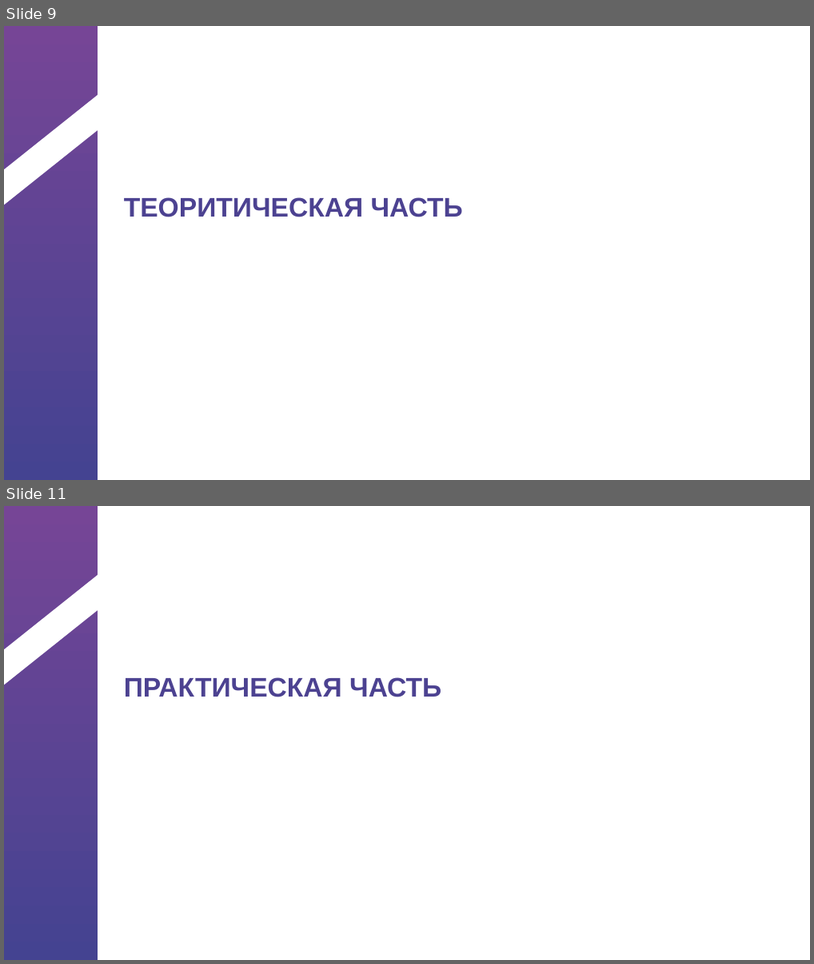
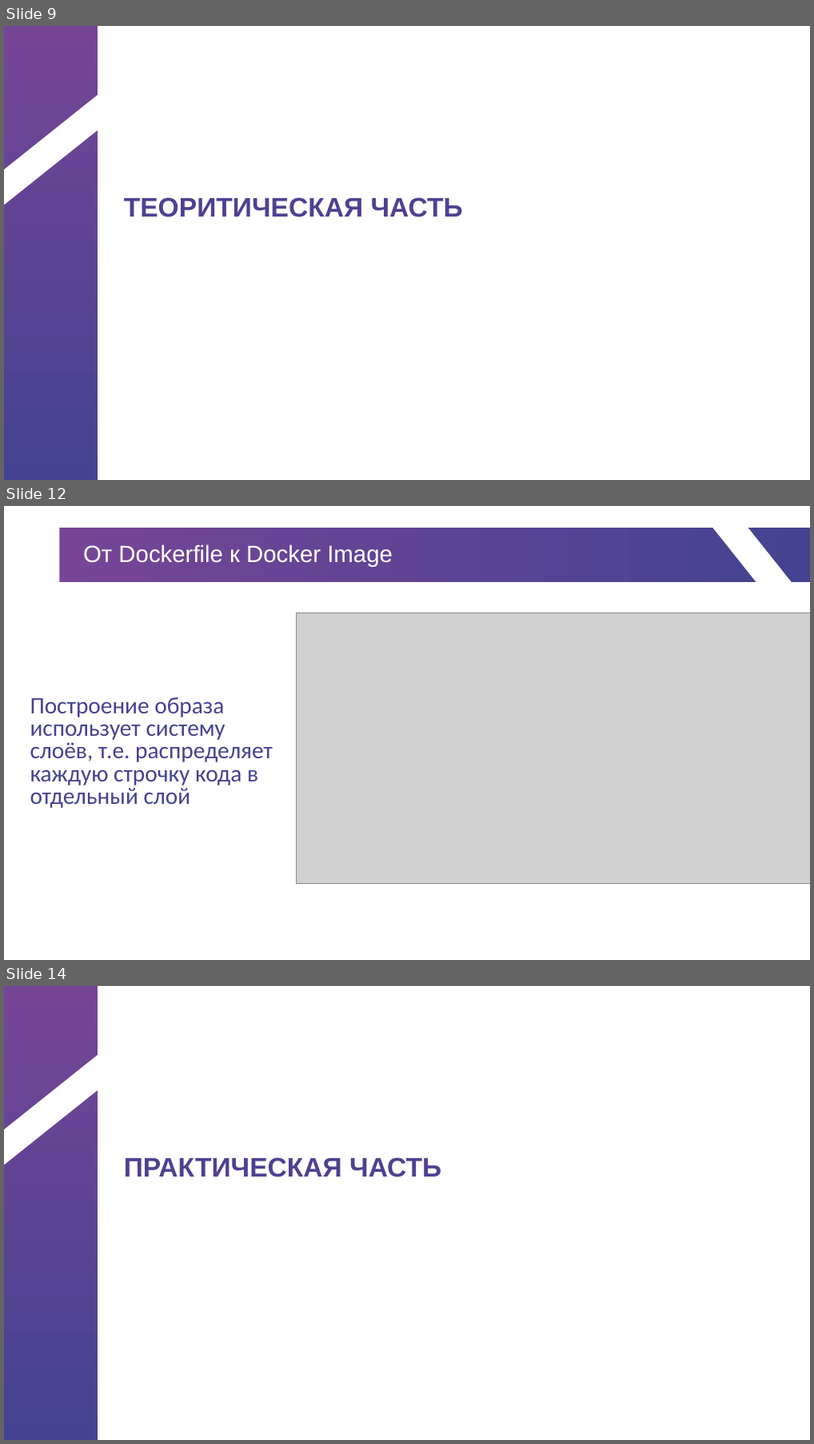
Before and after one commit to gepasgoy/IndividualProject, a slide deck: Шаблон презентации для защиты.pptx. Shown one above the other, each under a label of ours: slides 9 and 11 before the commit, slides 9, 12 and 14 after it; the slides between them are not shown. The pictures are 814x964 and 814x1444 pixels, drawn with LibreOffice and Linux fonts; fonts in the diff are those of the drawing; grey boxes stand for pictures; background and template pictures are left out. Boxes give left, top, right and bottom in pixels: in the first picture for what was removed or moved away, otherwise in the second. Text is boxed around its words. In the diff, an @@ line names an element or a change of style, - is before the commit and + after.

```diff
--- a/Шаблон презентации для защиты.pptx
+++ b/Шаблон презентации для защиты.pptx
@@ slide 12 added at box(4, 506, 810, 960), background picture (left out) @@
@@ rectangle added at box(59, 528, 810, 582), fill gradient #764596 to #444391 @@
@@ parallelogram added at box(701, 506, 810, 623), fill #FFFFFF @@
@@ title added at box(83, 544, 393, 567), 28 pt, text #FFFFFF @@
+От Dockerfile к Docker Image
@@ picture added at box(296, 613, 810, 884) @@
@@ text added at box(30, 697, 273, 808), 28 pt, text #444391 @@
+Построение образа использует систему слоёв, т.е. распределяет каждую строчку кода в отдельный слой
@@ what was slide 11 is now slide 14 @@
```
Also in this commit, not shown: 1 slide changed, 4 other slides added, 1 slide removed, 2 other files.
